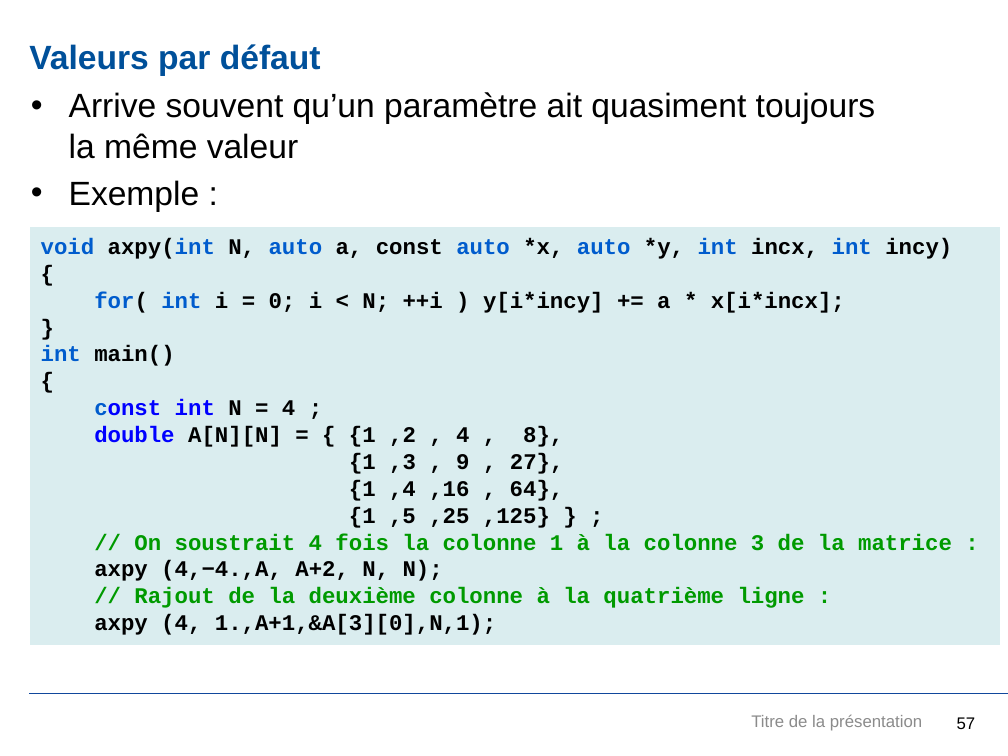
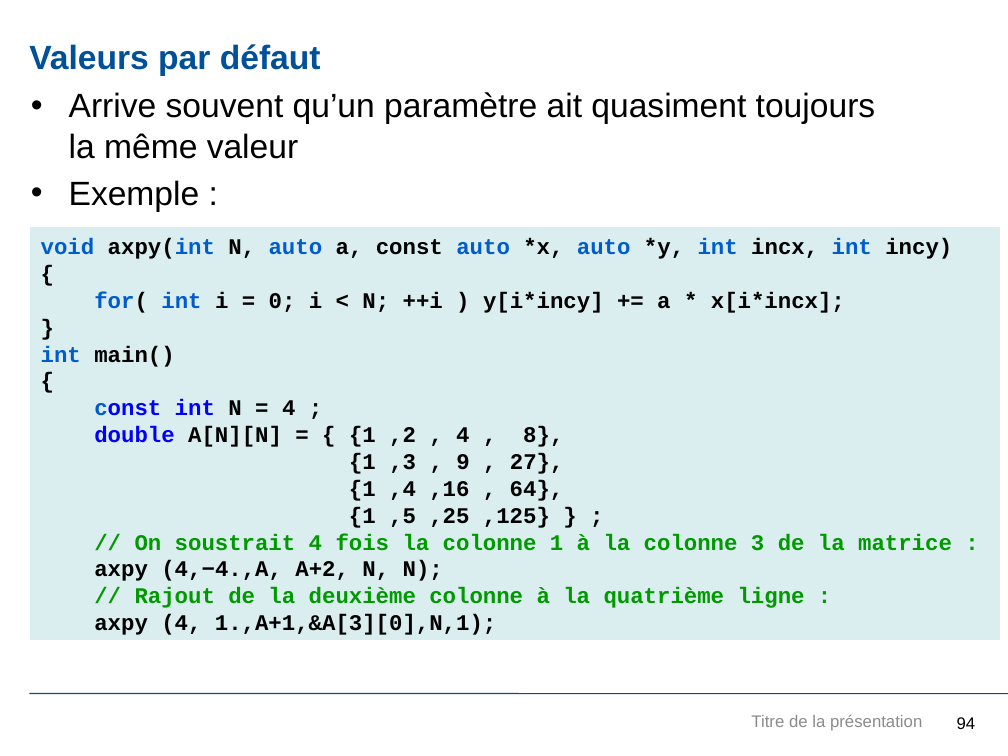
Before and after one commit to JuvignyEnsta/C-2020, a slide deck: slide 94 of Transparents/InitiationCpp.pptx (slide 57 before the commit). Drawn at 1008x756 pixels with LibreOffice and Linux fonts; fonts in the diff are those of the drawing; background and template pictures are left out. Boxes give left, top, right and bottom in pixels: in the first picture for what was removed or moved away, otherwise in the second. Text is boxed around its words. In the diff, an @@ line names an element or a change of style, - is before the commit and + after.

Commit message:
Rajout pointeurs et conteneurs

```diff
--- a/Transparents/InitiationCpp.pptx
+++ b/Transparents/InitiationCpp.pptx
@@ rectangle "void axpy(int N, auto a, ...": place and size @@
-rectangle "void axpy(int N, auto a, ..." at <box>31,227,1000,644</box>
+rectangle "void axpy(int N, auto a, ..." at <box>31,227,1000,639</box>
@@ rectangle "void axpy(int N, auto a, ..." at <box>31,227,1000,639</box>: outline #DAEDEF 0.75 pt to #DAEDEF 0 pt @@
@@ text "Titre de la présentation" at <box>751,715,922,731</box>: text colour #8C8C8C to #8B8B8B @@
@@ page number at <box>957,717,976,729</box>: text changed @@
-57
+94
```
Also in this commit, not shown: 59 other slides changed, 37 slides added, 20 other files.
